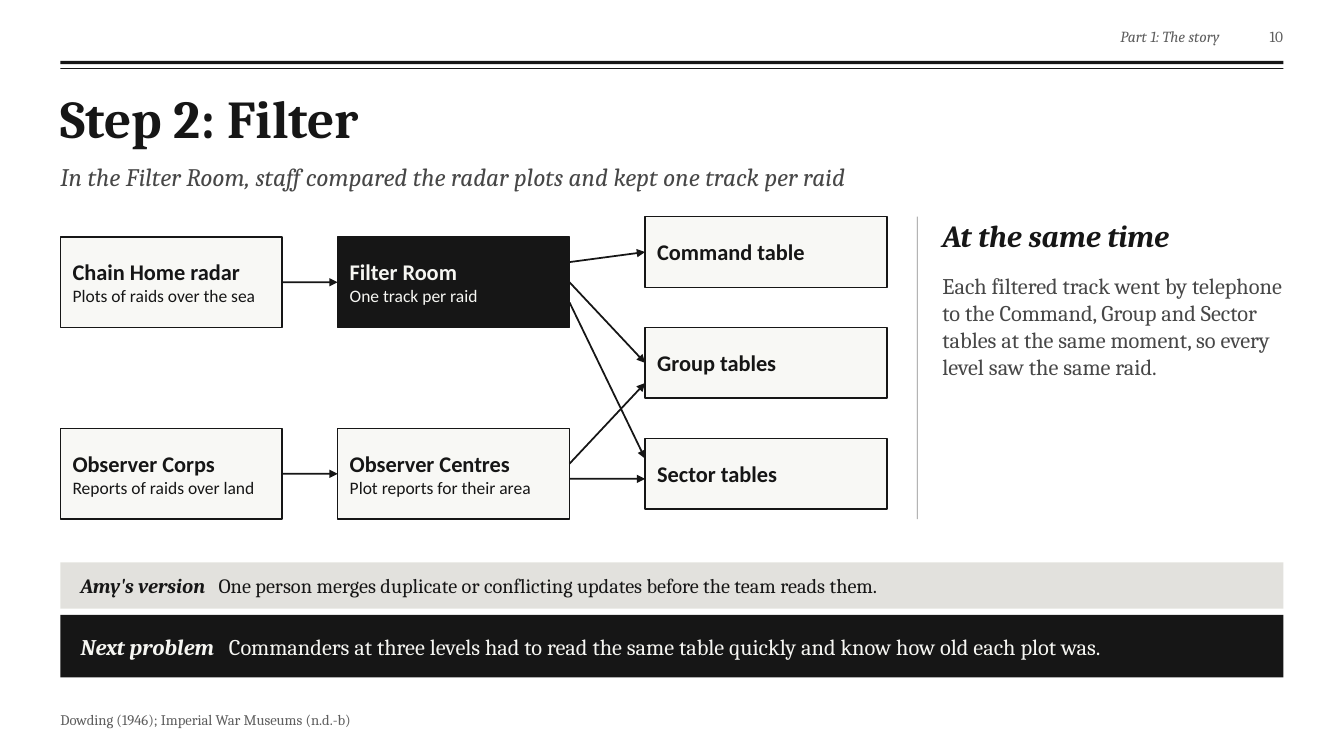
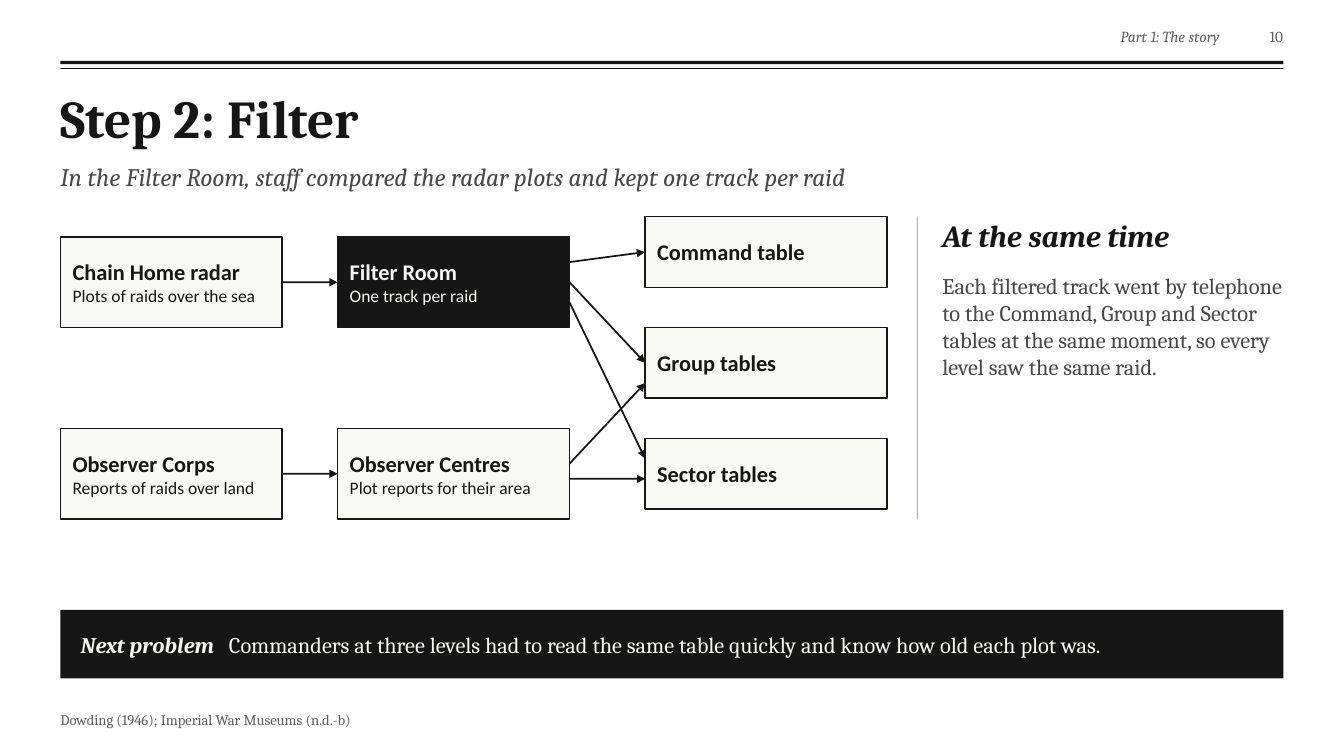
Before and after one commit to fengyiqicoder/fumadocs, a slide deck: slide 10 of dowding-presentation/Dowding_Effective_Communication.pptx. Drawn at 1344x756 pixels with LibreOffice and Linux fonts; fonts in the diff are those of the drawing; background and template pictures are left out. Boxes give left, top, right and bottom in pixels: in the first picture for what was removed or moved away, otherwise in the second. Text is boxed around its words. In the diff, an @@ line names an element or a change of style, - is before the commit and + after.

```diff
--- a/dowding-presentation/Dowding_Effective_Communication.pptx
+++ b/dowding-presentation/Dowding_Effective_Communication.pptx
@@ text removed at [81, 578, 878, 598] @@
-Amy's version One person merges duplicate or conflicting updates before the team reads them.
@@ rectangle: place and size @@
-rectangle at [60, 563, 1284, 609]
+rectangle at [60, 610, 1284, 679]
@@ rectangle at [60, 610, 1284, 679]: fill #D9D8D2 at 75% opacity to #161616 @@
@@ rectangle removed at [60, 615, 1284, 678] @@
```
Also in this commit, not shown: 7 other slides changed, 2 slides added, 1 slide removed, 2 other files.
